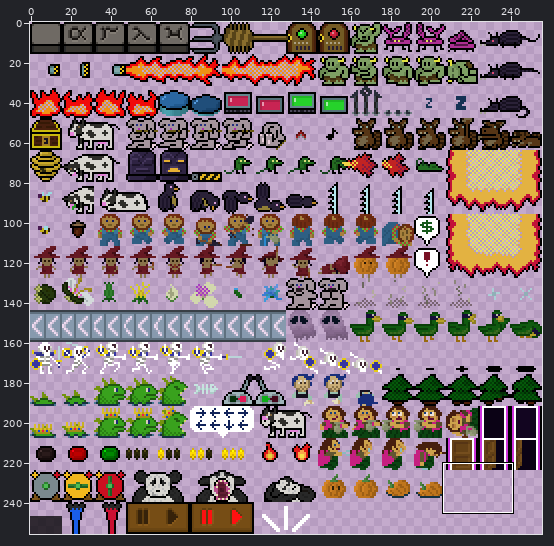
Sprite sheet -- src/data/image/3-sprites.png. Above, an overview of the earlier version with the close-up marked.
Close-up. Before the commit:
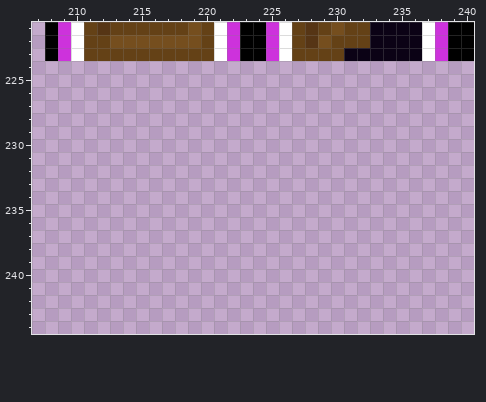
The file is 256x256 pixels. Colours within 5 levels of each other are drawn and written as one. Shown: x 207..240, y 221..244.
Once edited:
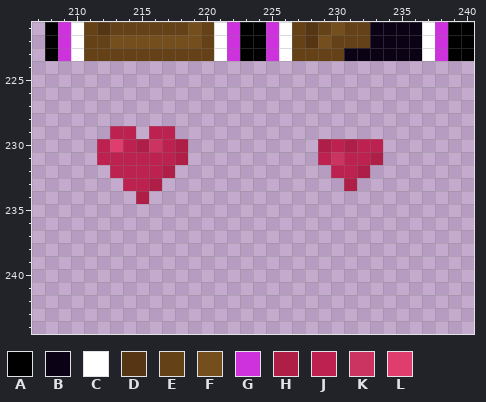
Palette (. is transparent): A #000000  B #0b0215  C #ffffff  D #563515  E #644116  F #754e1e  G #cd32dc  H #ae1e47  J #bd2150  K #cb3361  L #df3d6e
The edit:
@@ x 207..240 @@
 228 ..................................
-229 ..................................
-230 ..................................
-231 ..................................
-232 ..................................
-233 ..................................
-234 ..................................
+229 ......JJ.JJ.......................
+230 .....JLJHKJH..........HJHJJ.......
+231 .....JJJJJJH..........JKJJH.......
+232 ......JJJJH............JJH........
+233 .......JJH..............H.........
+234 ........H.........................
 235 ..................................
Pixel boxes of the changes (left, top, right, bottom) in both close-ups:
added: (97, 126, 188, 204)
added: (318, 139, 383, 191)
